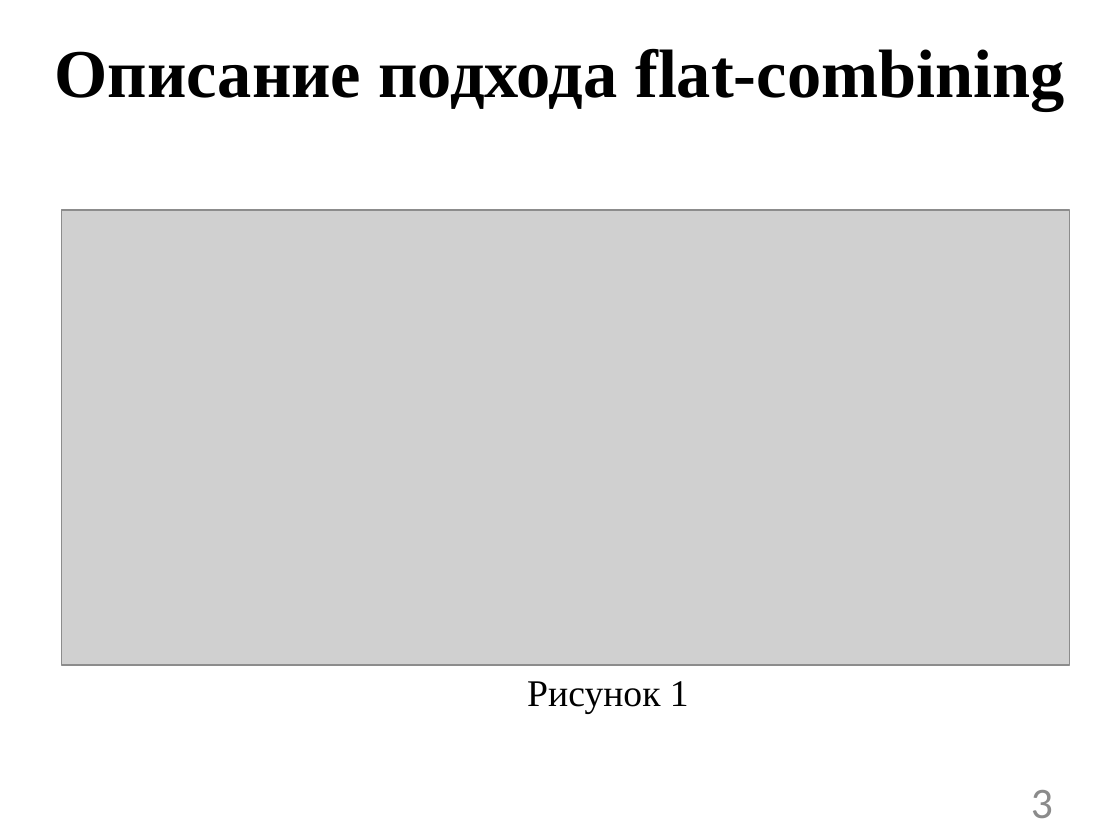
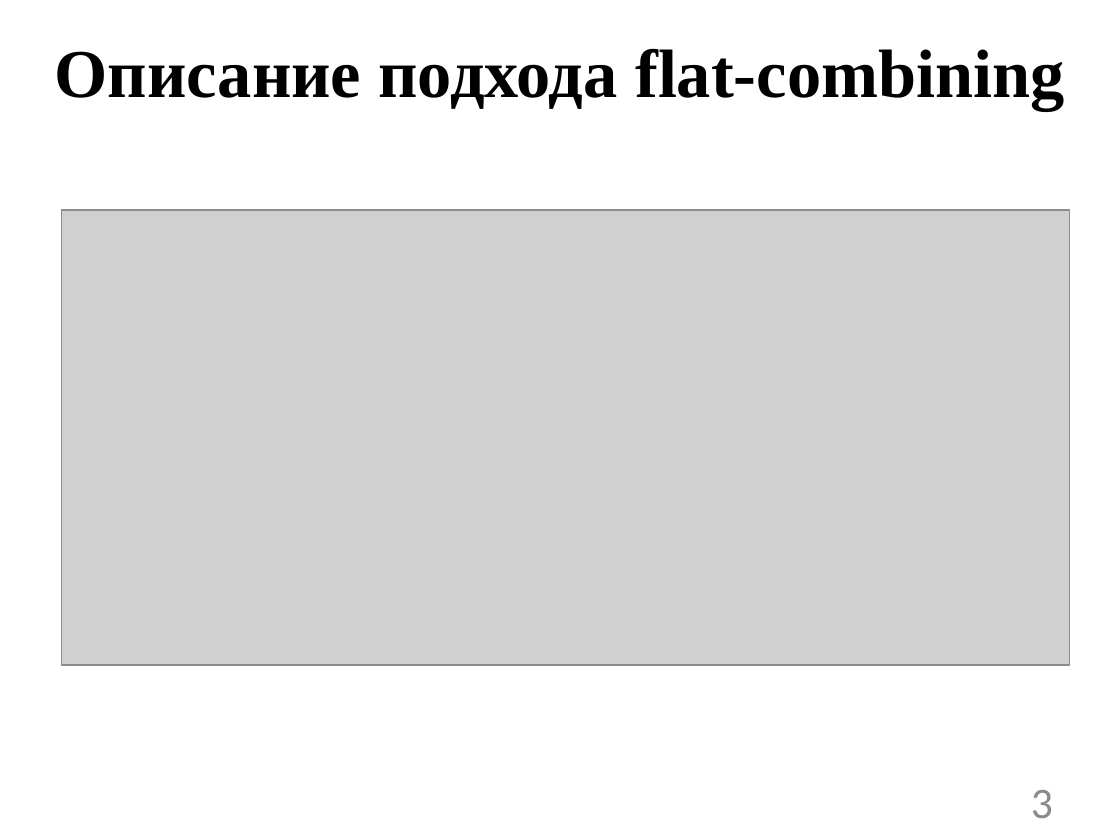
Before and after one commit to mgalimullin/article_FC, a slide deck: slide 3 of explanatory_note_marsel/Презентация.pptx. Drawn at 1120x840 pixels with LibreOffice and Linux fonts; fonts in the diff are those of the drawing; grey boxes stand for pictures. Boxes give left, top, right and bottom in pixels: in the first picture for what was removed or moved away, otherwise in the second. Text is boxed around its words. In the diff, an @@ line names an element or a change of style, - is before the commit and + after.

```diff
--- a/explanatory_note_marsel/Презентация.pptx
+++ b/explanatory_note_marsel/Презентация.pptx
@@ background #E0E0E0 to #FFFFFF @@
@@ text removed at (527,681,689,714) @@
-Рисунок 1
```
Also in this commit, not shown: 12 other slides changed.
